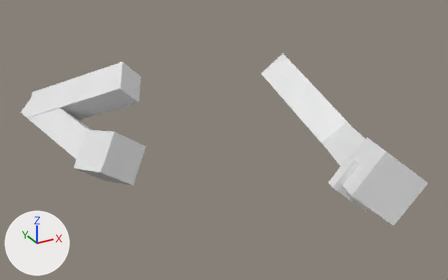
Before and after pictures for a commit that changed the Blender file Blender/BasicArms.blend.
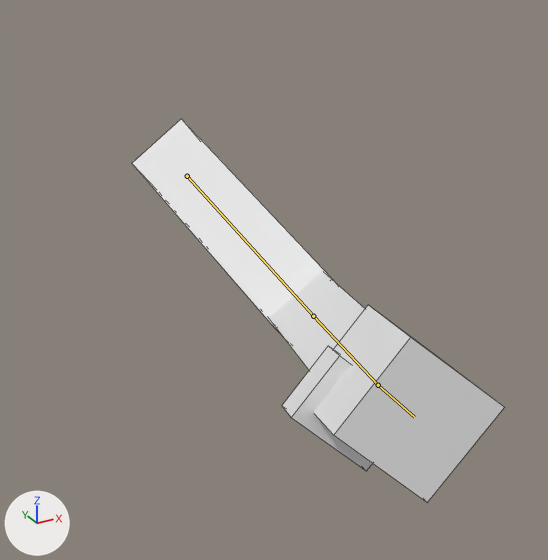
There are two pictures of each version: one whole from a 50 mm camera at (-0.699, -1.452, 0.641) aimed at (-0.047, -0.266, 0.048), one close up on the part from 45% to 100% of the width and 0% to 90% of the height. Arrows for +X, +Y and +Z are at lower left; the lights stay in place. The first two pictures are the older version. Both versions are drawn at frame 15 of the action 'Arms_PunchLeft'; the numbers are the values there. The bones that change, and the others that lie on the model, are drawn over the model as lines in the close-ups. The close-ups show mesh edges as thin lines.
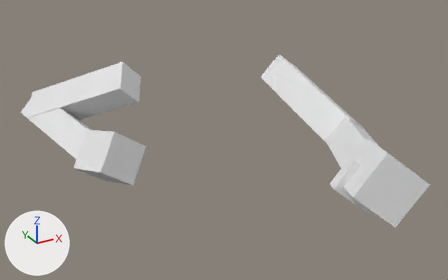
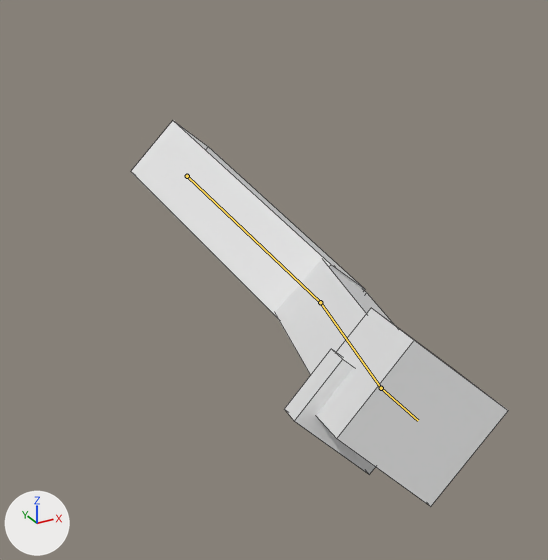
Where the change shows, as pixel boxes (x1, y1, x2, y2) in the close-ups (548 x 560 px):
'Cube.001', posed
    before: (132, 119, 504, 502)
    after: (131, 121, 508, 506)

Edits to the bpy script that builds the scene:
```text
Change bone_hand_ik_l:
    where bone_hand_ik_l = bpy.data.objects['ArmsRig'].pose.bones['hand.iK.L']  # child of 'IK.Root'
    bone_hand_ik_l.location: (-0.237, 0.362, 0.122) -> (-0.237, 0.368, 0.124)
Change bone_elbow_ik_l:
    where bone_elbow_ik_l = bpy.data.objects['ArmsRig'].pose.bones['elbow.IK.L']  # child of 'IK.Root'
    bone_elbow_ik_l.location: (-0.043, -0.024, -0.489) -> (-0.216, -0.132, -0.422)
```
